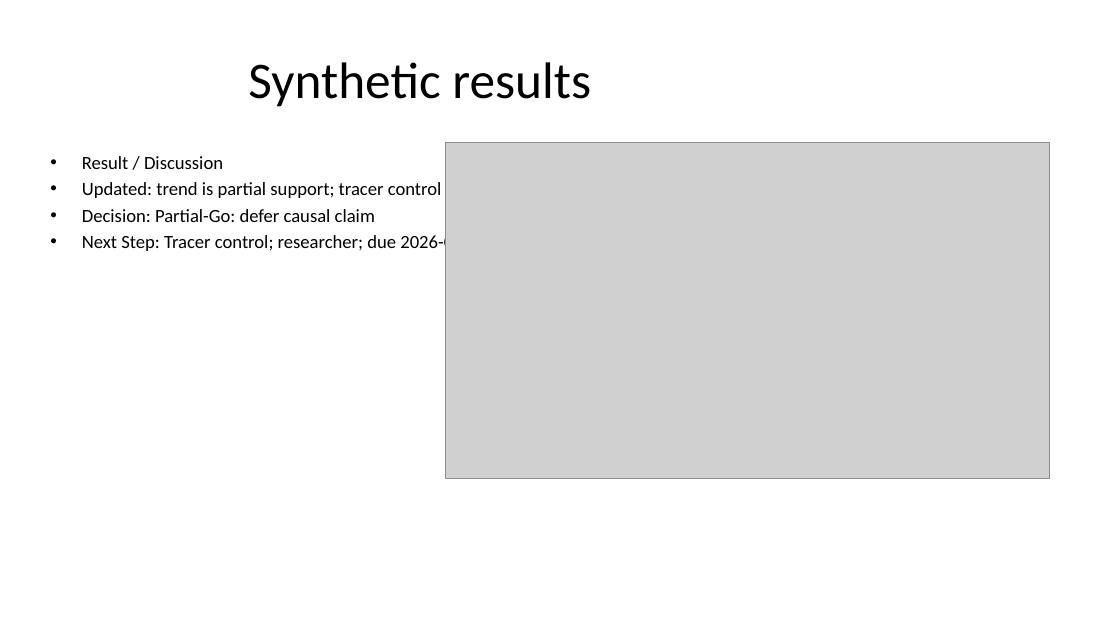
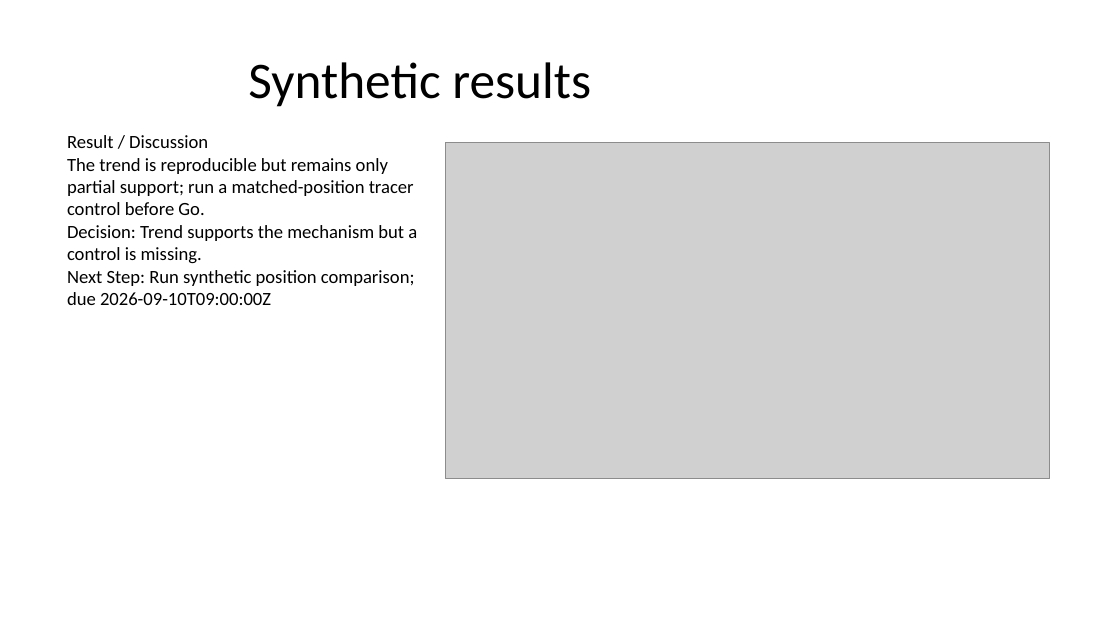
Before and after one commit to Gary0915/AI-Research-SKILLs, a slide deck: slide 4 of thesis-deck-system/artifacts/phase1/master_revised_build.pptx. Drawn at 1120x630 pixels with LibreOffice and Linux fonts; fonts in the diff are those of the drawing; grey boxes stand for pictures. Boxes give left, top, right and bottom in pixels: in the first picture for what was removed or moved away, otherwise in the second. Text is boxed around its words. In the diff, an @@ line names an element or a change of style, - is before the commit and + after.

```diff
--- a/thesis-deck-system/artifacts/phase1/master_revised_build.pptx
+++ b/thesis-deck-system/artifacts/phase1/master_revised_build.pptx
@@ text added at [67, 135, 417, 305], 16 pt, text #000000 @@
+Result / Discussion
+The trend is reproducible but remains only partial support; run a matched-position tracer control before Go.
+Decision: Trend supports the mechanism but a control is missing.
+Next Step: Run synthetic position comparison; due 2026-09-10T09:00:00Z
@@ text removed at [82, 156, 487, 253] @@
-• Result / Discussion
-• Updated: trend is partial support; tracer control is required before Go.
-• Decision: Partial-Go: defer causal claim
-• Next Step: Tracer control; researcher; due 2026-09-10
```
Also in this commit, not shown: 1 other slide changed, 47 other files.
